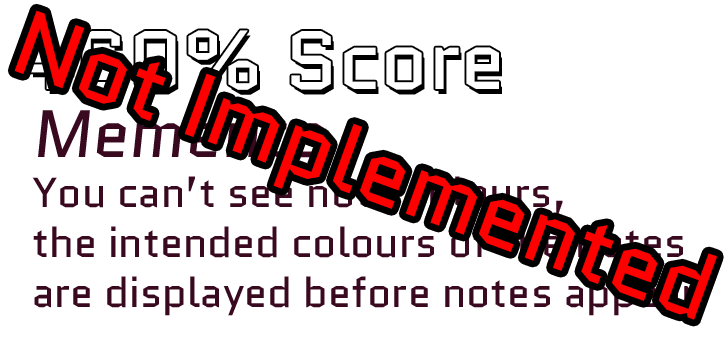
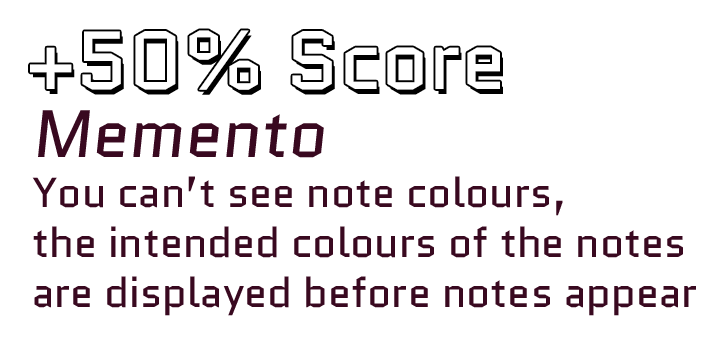
The second 727 × 338 image is a revision of the first. Changes to its layers:
hid "Not Implemented" over box(14, 10, 717, 320)
renamed "+60% Score" to "+50% Score", painted on it over box(30, 30, 500, 90)
